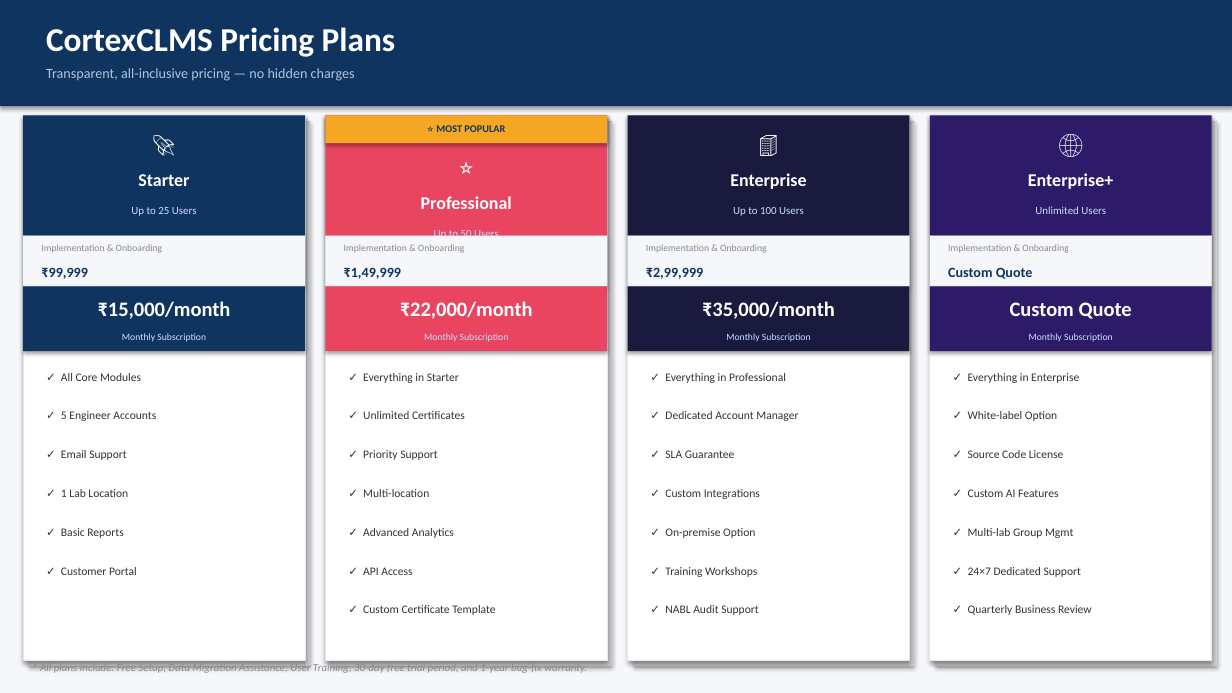
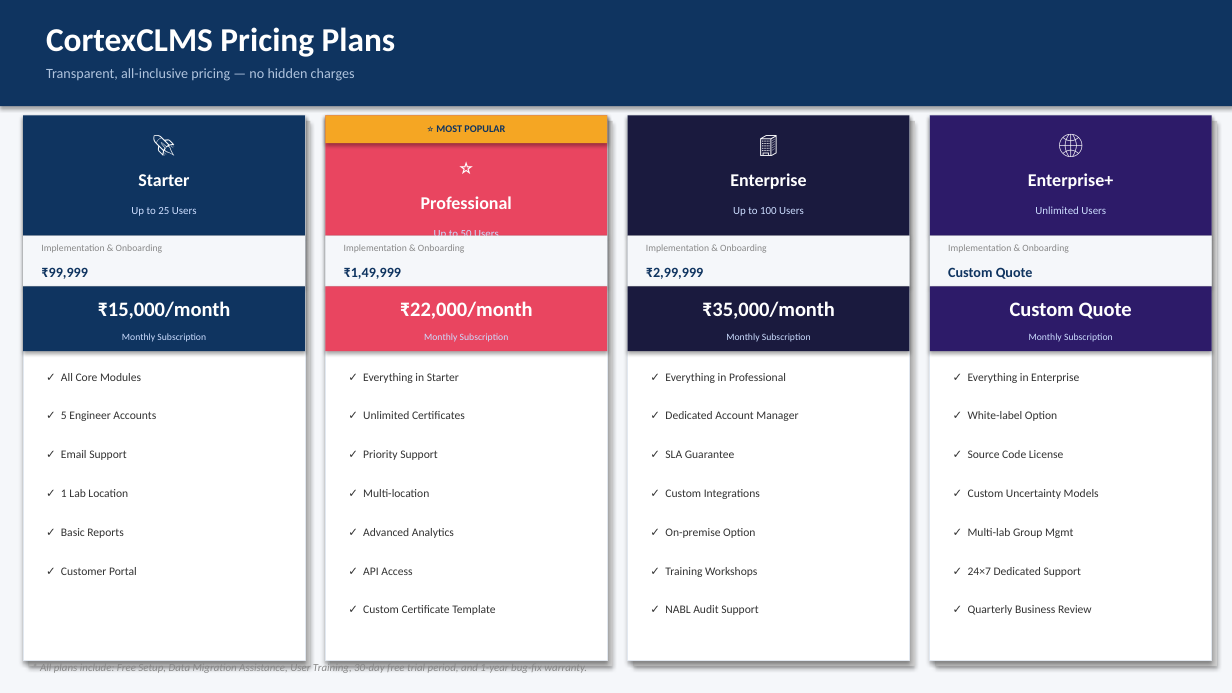
Before and after one commit to VinaySawarkar1/CLMS, a slide deck: slide 10 of CortexCLMS-Presentation.pptx (slide 9 before the commit). Drawn at 1232x693 pixels with LibreOffice and Linux fonts; fonts in the diff are those of the drawing. Boxes give left, top, right and bottom in pixels: in the first picture for what was removed or moved away, otherwise in the second. Text is boxed around its words. In the diff, an @@ line names an element or a change of style, - is before the commit and + after.

```diff
--- a/CortexCLMS-Presentation.pptx
+++ b/CortexCLMS-Presentation.pptx
@@ text at (968, 489, 1099, 499): text changed @@
-✓ Custom AI Features
+✓ Custom Uncertainty Models
```
Also in this commit, not shown: 6 other slides changed, 1 slide added.
